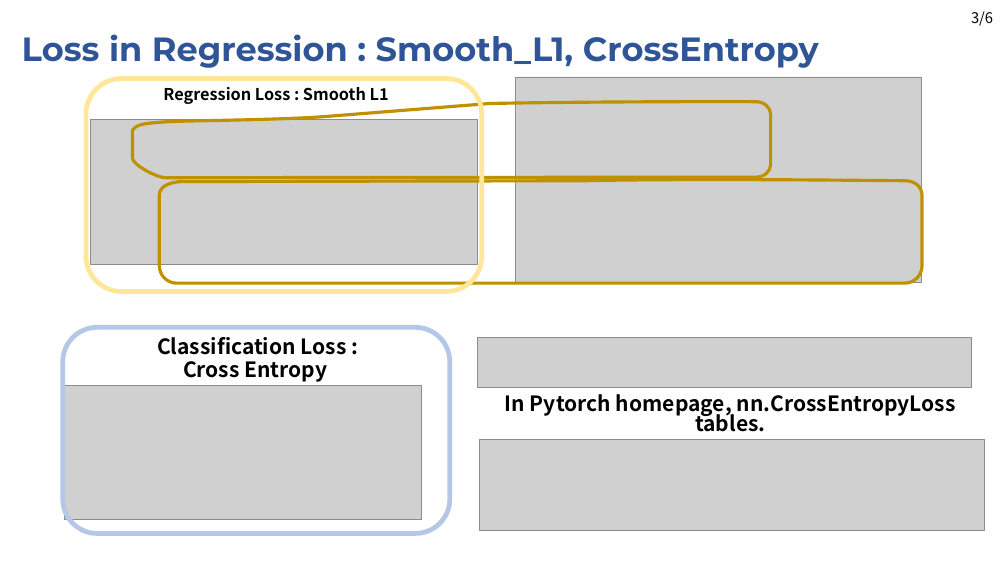
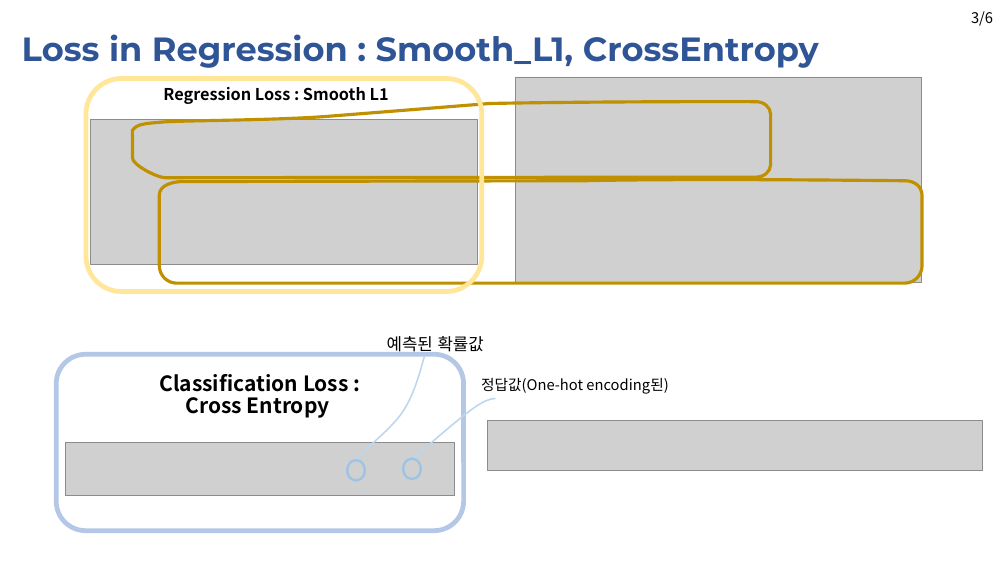
Before and after one commit to JaeHyung-Jung/Seminar_Deeplearning, a slide deck: slide 4 of 1st_week/Seminar_1st_week_1.2(backbone+).pptx. Drawn at 1008x567 pixels with LibreOffice and Linux fonts; fonts in the diff are those of the drawing; grey boxes stand for pictures. Boxes give left, top, right and bottom in pixels: in the first picture for what was removed or moved away, otherwise in the second. Text is boxed around its words. In the diff, an @@ line names an element or a change of style, - is before the commit and + after.

```diff
--- a/1st_week/Seminar_1st_week_1.2(backbone+).pptx
+++ b/1st_week/Seminar_1st_week_1.2(backbone+).pptx
@@ rounded rectangle: place and size @@
-rounded rectangle at (63, 327, 450, 534)
+rounded rectangle at (56, 355, 464, 531)
@@ freeform shape added at (356, 356, 425, 461), outline #BDD7EE 1.5 pt @@
@@ text added at (387, 336, 484, 355), 16 pt, text #000000 @@
+예측된 확률값
@@ picture removed at (64, 386, 421, 520) @@
@@ text "Classification Loss :": place and size @@
-text "Classification Loss :" at (157, 337, 347, 382)
+text "Classification Loss :" at (159, 374, 349, 418)
@@ text added at (481, 378, 668, 394), 14 pt, text #000000 @@
+정답값(One-hot encoding된)
@@ freeform shape added at (414, 399, 495, 457), outline #BDD7EE 1.5 pt @@
@@ text removed at (505, 394, 956, 432) @@
-In Pytorch homepage, nn.CrossEntropyLoss tables.
@@ picture added at (66, 442, 454, 495) @@
@@ picture removed at (479, 439, 985, 531) @@
@@ picture: place and size @@
-picture at (478, 338, 972, 389)
+picture at (488, 420, 982, 471)
@@ ellipse added at (347, 461, 364, 481), outline #9DC3E6 2.25 pt @@
@@ ellipse added at (403, 459, 420, 479), outline #9DC3E6 2.25 pt @@
```
Also in this commit, not shown: 1 other slide changed.
